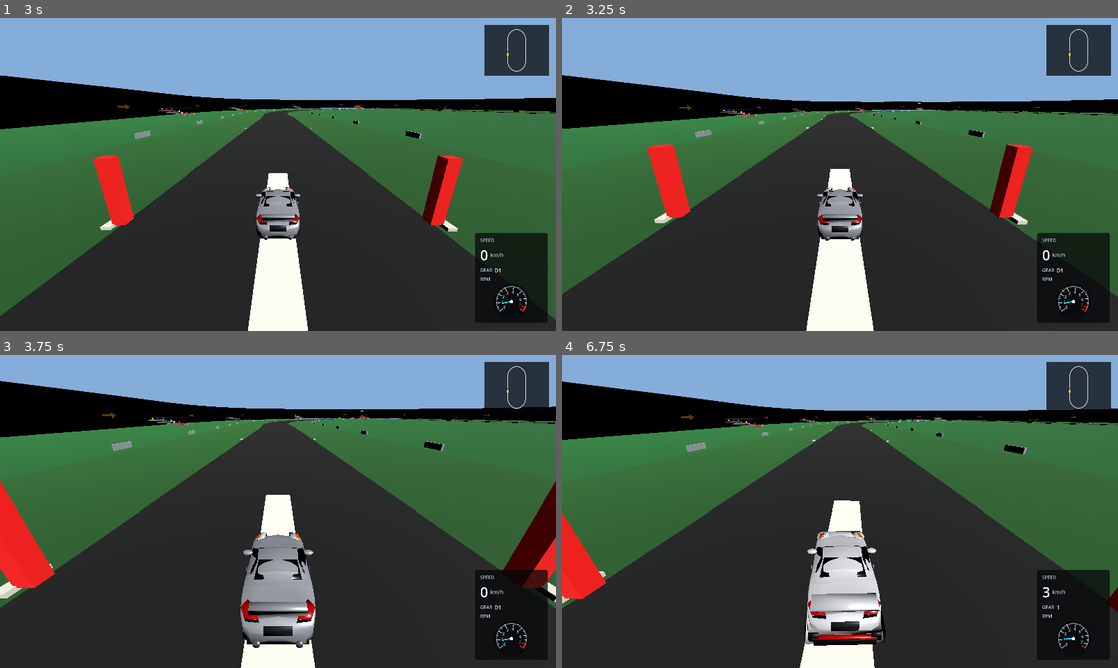
Above: before the commit, frames 1-4 (two rows, left to right).
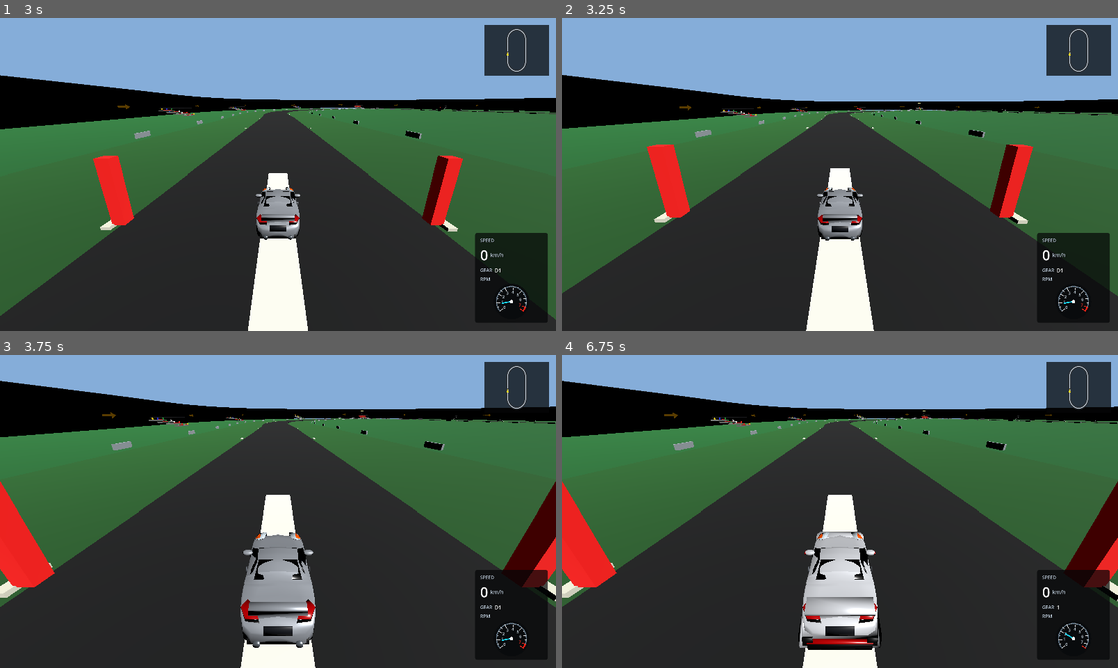
Above: after the commit, the same moments.

Repository: Dziuras98/car-game
Game: Godot game, scene res://scenes/startup.tscn
Same seed, same stepped clock (60 frames per second), same inputs: the game is played once before the commit and once after it.
Inputs:
- Up to frame 1 (3 s): click "Free drive" at 0.5 s; click "Simple oval" at 1.25 s; click "Nissan 370Z" at 2 s; click "370Z automatic" at 2.75 s
- Up to frame 2 (3.25 s): no input
- Up to frame 3 (3.75 s): tap Enter at 3.5 s; hold Right (steer-right) from 3.53 s (still down); tap C (camera-back) at 3.6 s
- Up to frame 4 (6.75 s): release Right (steer-right) at 4.28 s; hold Down (brake) 4.28-5.03 s; tap T (switch-car) at 4.35, 5.85 s; tap R (reset-car) at 5 s; hold Right (steer-right) 5.03-5.78 s; tap C (camera-back) at 5.1, 6.6 s; hold Up (accelerate) 5.78-6.53 s; hold Left (steer-left) from 6.53 s (still down)

Frame 1 is identical in both runs. In frame 2, 0.4% of the frame differs, in the area x 0-100%, y 18-100%; in frame 3, 0.3%; in frame 4, 9.0%, in the area x 0-100%, y 8-100%.
Error after the commit: Invalid access to property or key 'axle_track_width' on a base object of type 'RefCounted (CarDriveConfig)'. (res://scripts/car/car_chassis_controller.gd:18)

Commit message:
Model per-axle chassis and sampled torque data

Diff:
--- a/scripts/car/car_drive_config.gd
+++ b/scripts/car/car_drive_config.gd
@@ -9,13 +9,16 @@
 var max_reverse_speed: float = 10.0
 var steering_speed: float = 2.7
 var wheel_base: float = 2.65
-var axle_track_width: float = 1.55
+var front_axle_track_width: float = 1.55
+var rear_axle_track_width: float = 1.55
 var max_steering_angle_degrees: float = 32.0
 
 var idle_rpm: float = 900.0
 var peak_torque_rpm: float = 4200.0
+var power_peak_rpm: float = 6200.0
 var redline_rpm: float = 6500.0
 var rev_limiter_rpm: float = 6800.0
+var torque_curve: EngineTorqueCurve
 var low_rpm_torque_multiplier: float = 0.42
 var mid_rpm_torque_multiplier: float = 0.82
 var redline_torque_multiplier: float = 0.72
@@ -47,7 +50,10 @@
 var air_density: float = 1.225
 var rolling_resistance_coefficient: float = 0.015
 
-var lateral_grip: float = 10.0
+var front_lateral_grip: float = 10.0
+var rear_lateral_grip: float = 10.0
+var front_tire_width_m: float = 0.225
+var rear_tire_width_m: float = 0.245
 var handbrake_lateral_grip_multiplier: float = 0.28
 var steering_slip_gain: float = 0.85
 var slip_speed_threshold: float = 2.2
@@ -103,10 +109,15 @@
 	max_forward_speed = maxf(max_forward_speed, 0.1)
 	max_reverse_speed = maxf(max_reverse_speed, 0.0)
 	wheel_base = maxf(wheel_base, 0.1)
-	axle_track_width = maxf(axle_track_width, 0.1)
+	front_axle_track_width = maxf(front_axle_track_width, 0.1)
+	rear_axle_track_width = maxf(rear_axle_track_width, 0.1)
 	vehicle_mass = maxf(vehicle_mass, 1.0)
 	wheel_radius = maxf(wheel_radius, 0.01)
 	drivetrain_efficiency = clampf(drivetrain_efficiency, 0.0001, 1.0)
+	front_lateral_grip = maxf(front_lateral_grip, 0.01)
+	rear_lateral_grip = maxf(rear_lateral_grip, 0.01)
+	front_tire_width_m = maxf(front_tire_width_m, 0.01)
+	rear_tire_width_m = maxf(rear_tire_width_m, 0.01)
 	suspension_probe_height = maxf(suspension_probe_height, 0.0)
 	suspension_rest_length = maxf(suspension_rest_length, 0.01)
 	suspension_travel = maxf(suspension_travel, 0.01)
